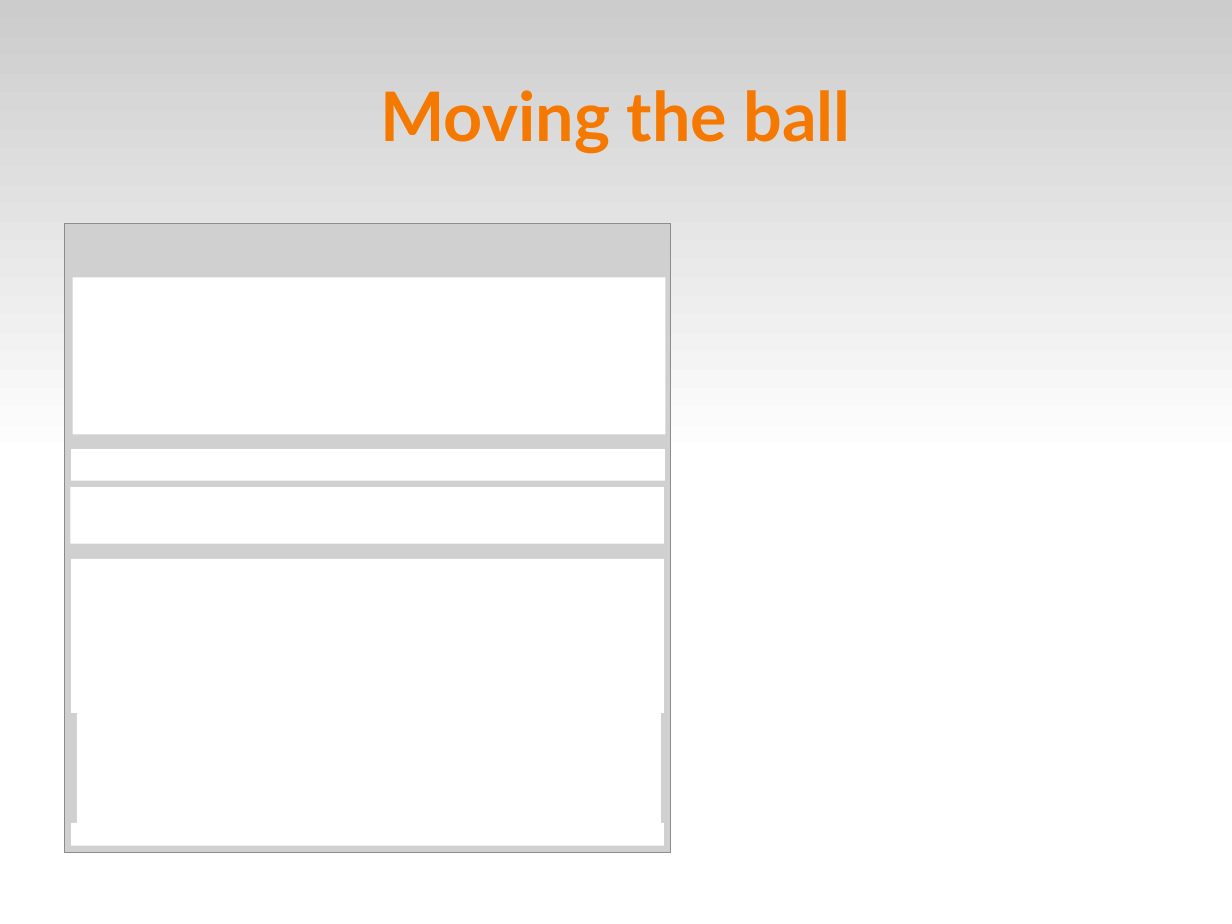
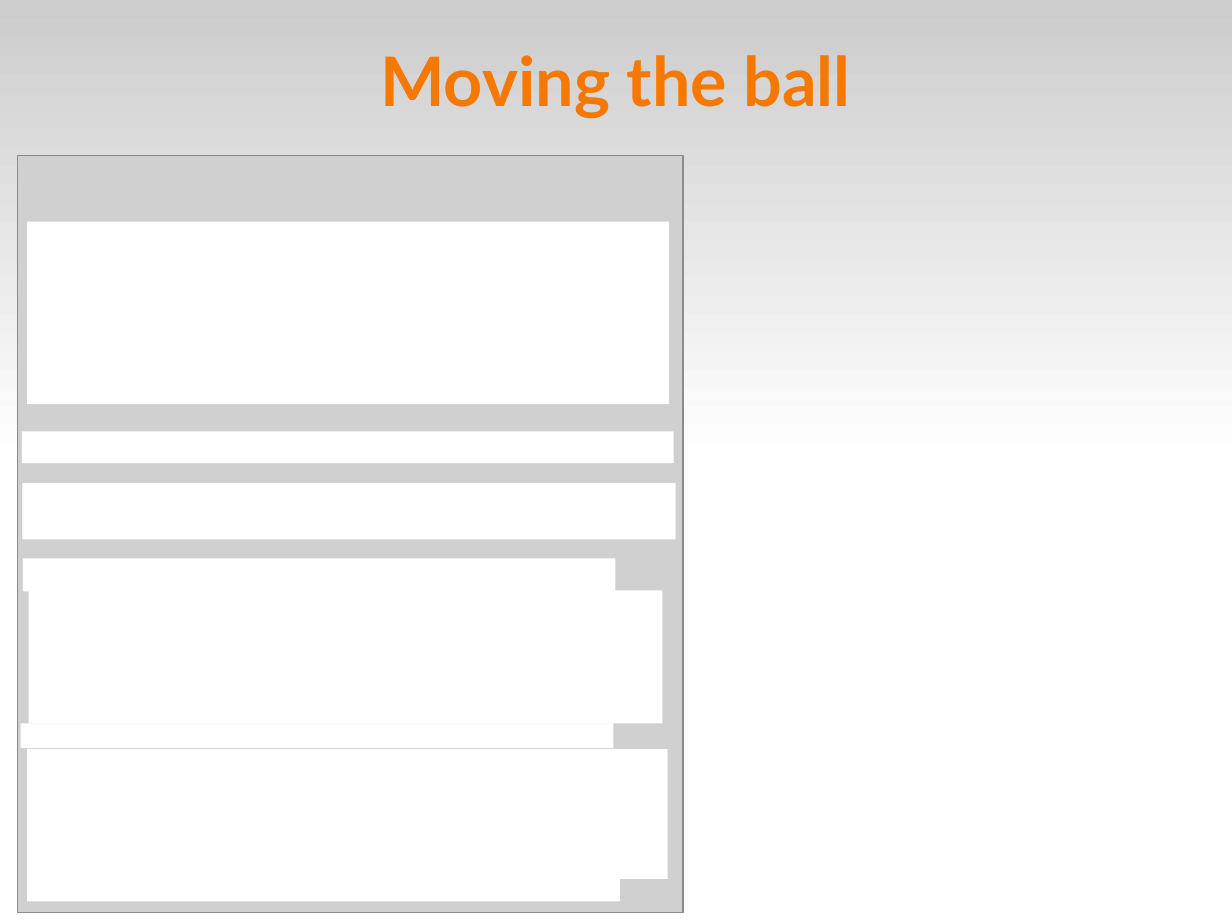
Before and after one commit to fsantanna-no/ceu-docs, a slide deck: slide 19 of ceu_curryon-expanded.odp. Drawn at 1232x924 pixels with LibreOffice and Linux fonts; fonts in the diff are those of the drawing; grey boxes stand for pictures. Boxes give left, top, right and bottom in pixels: in the first picture for what was removed or moved away, otherwise in the second. Text is boxed around its words. In the diff, an @@ line names an element or a change of style, - is before the commit and + after.

```diff
--- a/ceu_curryon-expanded.odp
+++ b/ceu_curryon-expanded.odp
@@ title "Moving the ball" moved from (x1=380, y1=90, x2=851, y2=154) to (x1=380, y1=55, x2=851, y2=119) @@
@@ picture resized from (x1=65, y1=224, x2=671, y2=853) to (x1=17, y1=155, x2=683, y2=912) @@
@@ rectangle resized from (x1=73, y1=277, x2=665, y2=435) to (x1=27, y1=221, x2=670, y2=404) @@
@@ rectangle resized from (x1=72, y1=449, x2=665, y2=481) to (x1=22, y1=432, x2=674, y2=463) @@
@@ rectangle resized from (x1=70, y1=487, x2=664, y2=544) to (x1=22, y1=483, x2=675, y2=540) @@
@@ rectangle resized from (x1=72, y1=559, x2=664, y2=582) to (x1=22, y1=559, x2=615, y2=591) @@
@@ rectangle resized from (x1=72, y1=578, x2=664, y2=688) to (x1=29, y1=590, x2=663, y2=723) @@
@@ rectangle moved from (x1=72, y1=689, x2=664, y2=713) to (x1=21, y1=723, x2=614, y2=748) @@
@@ rectangle resized from (x1=72, y1=823, x2=664, y2=845) to (x1=27, y1=749, x2=667, y2=879) @@
@@ rectangle resized from (x1=77, y1=713, x2=662, y2=827) to (x1=27, y1=879, x2=619, y2=901) @@
```
Also in this commit, not shown: 52 other slides changed, 6 slides added, 5 slides removed, 2 other files.
